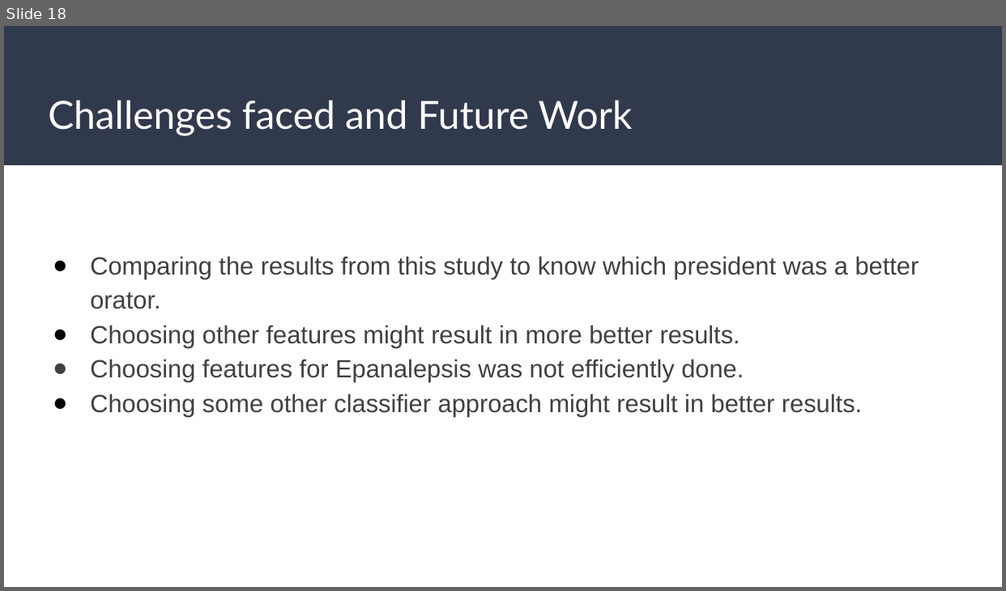
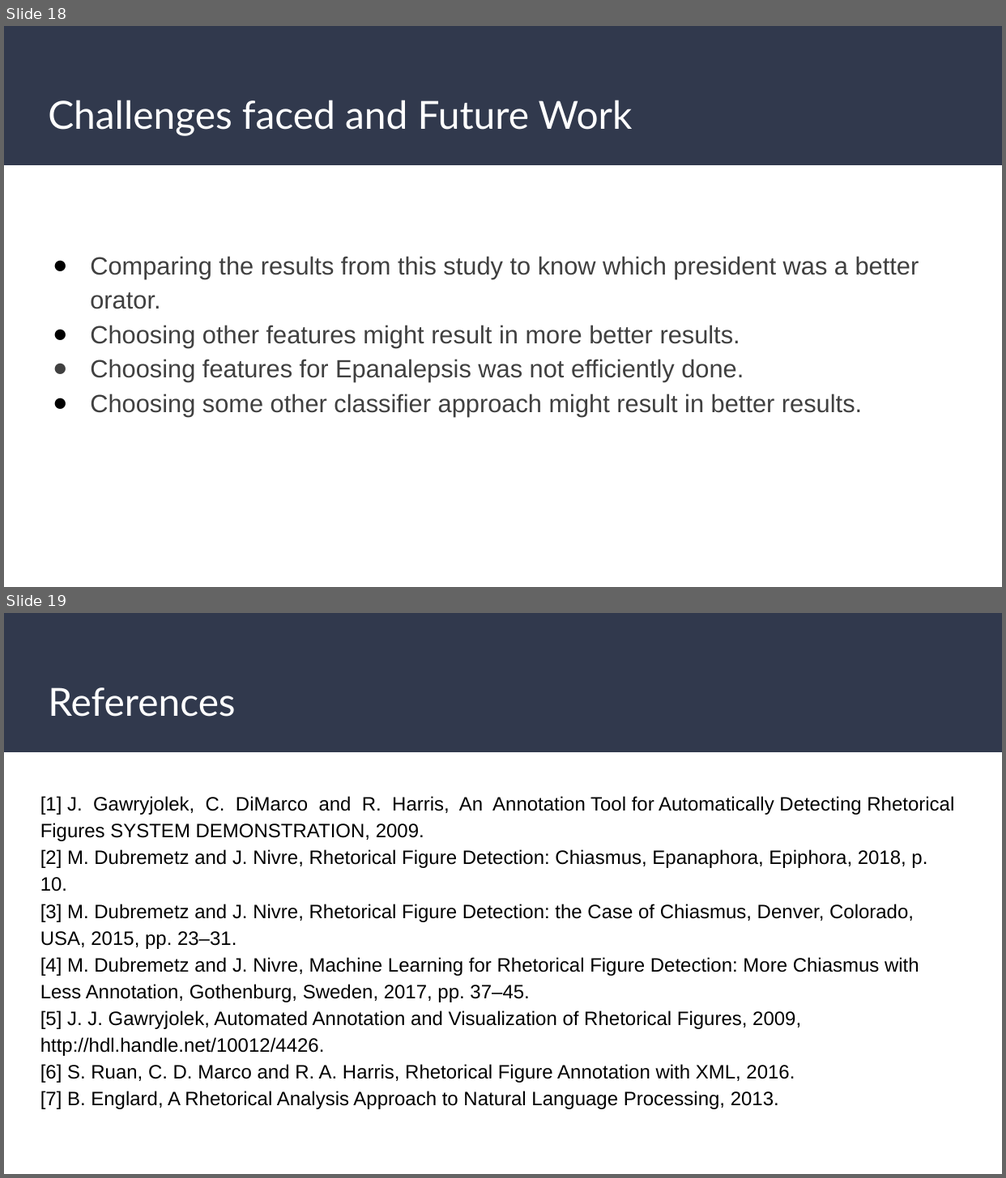
Before and after one commit to ZubairRafiq/Text-Mining-Project, a slide deck: presentation/Text Mining Project.pptx. Shown one above the other, each under a label of ours: slide 18 before the commit, slides 18 and 19 after it. The pictures are 1006x591 and 1006x1178 pixels, drawn with LibreOffice and Linux fonts; fonts in the diff are those of the drawing. Boxes give left, top, right and bottom in pixels: in the first picture for what was removed or moved away, otherwise in the second. Text is boxed around its words. In the diff, an @@ line names an element or a change of style, - is before the commit and + after.

```diff
--- a/presentation/Text Mining Project.pptx
+++ b/presentation/Text Mining Project.pptx
@@ slide 19 added at [4,613,1002,1174], background #FFFFFF; not listed: 1 template element that a slide beside it also shows @@
@@ title added at [48,688,235,717], 28 pt, text #FFFFFF @@
+References
@@ text added at [40,796,954,1110], 14 pt, text #000000 @@
+[1] J. Gawryjolek, C. DiMarco and R. Harris, An Annotation Tool for Automatically Detecting Rhetorical Figures SYSTEM DEMONSTRATION, 2009.
+[2] M. Dubremetz and J. Nivre, Rhetorical Figure Detection: Chiasmus, Epanaphora, Epiphora, 2018, p. 10.
+[3] M. Dubremetz and J. Nivre, Rhetorical Figure Detection: the Case of Chiasmus, Denver, Colorado, USA, 2015, pp. 23–31.
+[4] M. Dubremetz and J. Nivre, Machine Learning for Rhetorical Figure Detection: More Chiasmus with Less Annotation, Gothenburg, Sweden, 2017, pp. 37–45.
+[5] J. J. Gawryjolek, Automated Annotation and Visualization of Rhetorical Figures, 2009, http://hdl.handle.net/10012/4426.
+[6] S. Ruan, C. D. Marco and R. A. Harris, Rhetorical Figure Annotation with XML, 2016.
+[7] B. Englard, A Rhetorical Analysis Approach to Natural Language Processing, 2013.
```
Also in this commit, not shown: 1 other slide added.
